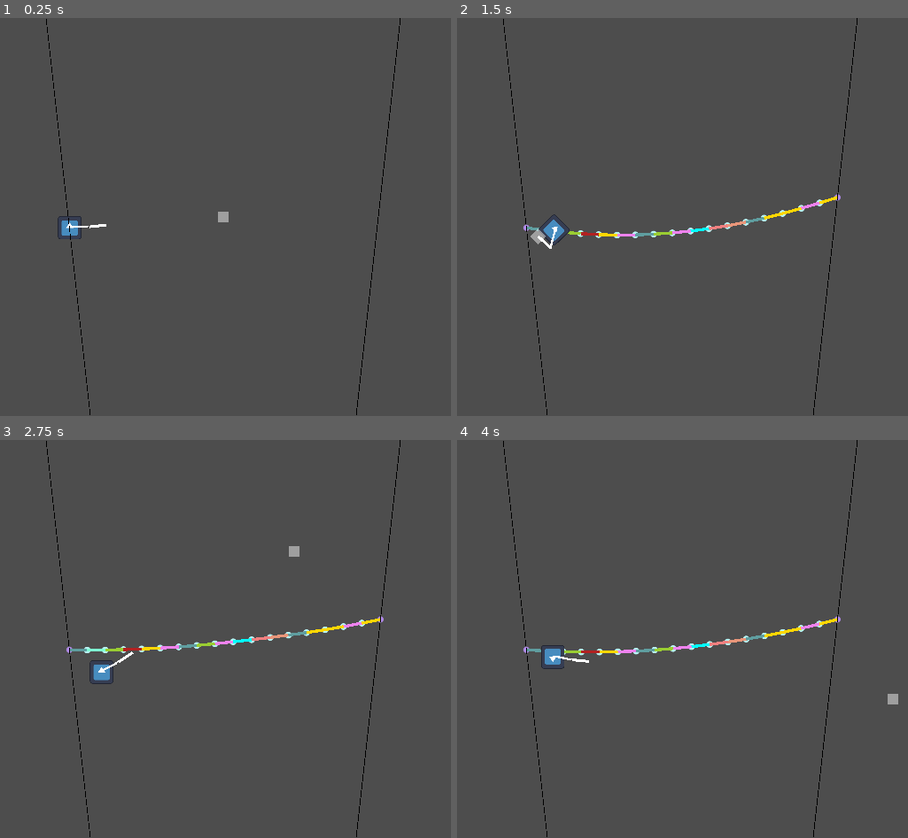
Above: before the commit, frames 1-4 (two rows, left to right).
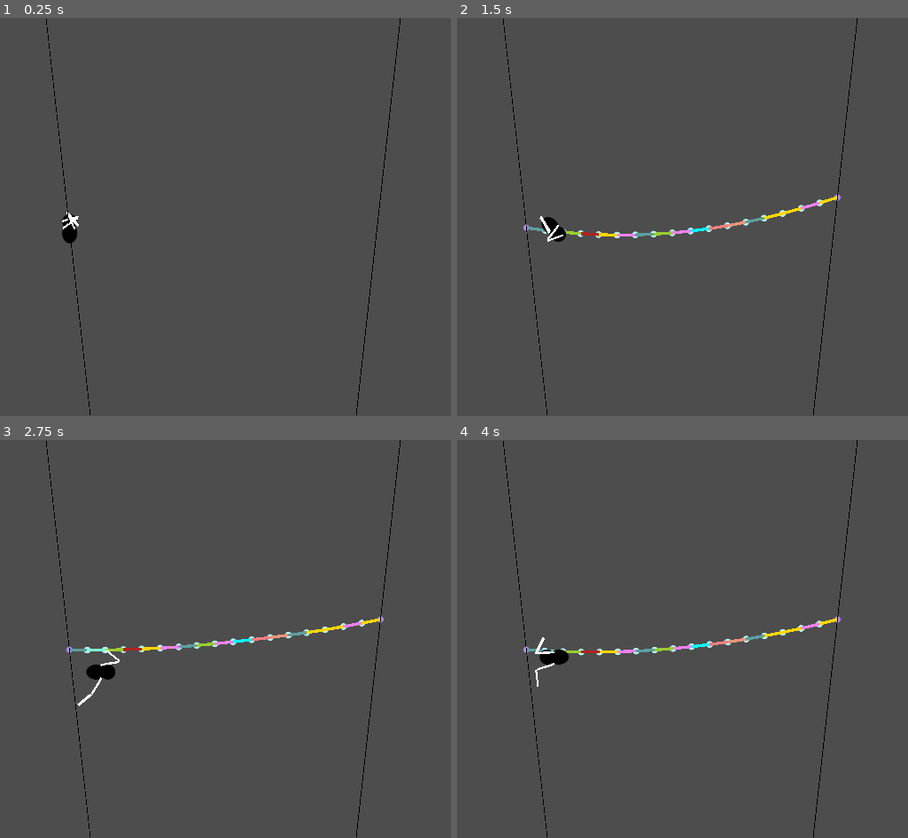
Above: after the commit, the same moments.

Repository: InRe-Dan/ld56
Game: Godot game, scene res://world/world.tscn
The game is run twice, just before and just after one commit, with the same random seed, the same clock (stepped at 60 frames per second) and the same inputs. The engine's default icon, where the game draws it, is replaced by a stand-in: a white triangle on a blue panel in a dark square.
Inputs (mouse positions are in pixels of both pictures, inside the frame that each line leads up to):
- Up to frame 1 (0.25 s): no input
- Up to frame 2 (1.5 s): move the mouse to (835, 197) at 0.52 s; hold D (move_right) 0.53-1.28 s; click (835, 197) at 0.67 s; move the mouse to (538, 236) at 1.27 s; hold S (move_down) from 1.28 s (still down); click (538, 236) at 1.42 s
- Up to frame 3 (2.75 s): move the mouse to (293, 551) at 2.02 s; release S (move_down) at 2.03 s; hold D (move_right) from 2.03 s (still down); click (293, 551) at 2.17 s
- Up to frame 4 (4 s): move the mouse to (646, 718) at 2.77 s; release D (move_right) at 2.78 s; hold W (move_up) 2.78-3.53 s; click (646, 718) at 2.92 s; move the mouse to (894, 698) at 3.52 s; hold A (move_left) from 3.53 s (still down); click (894, 698) at 3.67 s

The runs differ from the first frame. In frame 1, 0.3% of the frame differs, in the area x 12-51%, y 48-57%; in frame 2, 0.4%; in frame 3, 0.4%; in frame 4, 0.4%, in the area x 17-98%, y 49-67%.

Commit message:
More spider leg prototyping

Diff:
--- /dev/null
+++ b/spider/legs.gd
@@ -0,0 +1,40 @@
+extends Node2D
+
+@onready var leg_targets : Node2D = $LegTargets
+@onready var skeleton : Skeleton2D = $Skeleton2D
+@onready var raycast : RayCast2D = $RayCast2D
+
+## stolen function
+func NearestPointOnLine(start : Vector2, end : Vector2, pnt : Vector2) -> Vector2:
+	var lineDir = start.direction_to(end)
+	var v = pnt - start;
+	var d = v.dot(lineDir)
+	if d > start.distance_to(end):
+		return Vector2(-1, -1)
+	return start + lineDir * d;
+
+# Called when the node enters the scene tree for the first time.
+func _ready() -> void:
+	pass # Replace with function body.
+
+
+# Called every frame. 'delta' is the elapsed time since the previous frame.
+func _process(delta: float) -> void:
+	for node : Node2D in leg_targets.get_children():
+		var area : Area2D = node.get_node("Area2D")
+		var marker : Marker2D = node.get_node("Marker2D")
+		var target : Vector2 = node.global_position
+		var best_dist = 100000
+		if area.has_overlapping_bodies():
+			for object : PhysicsBody2D in area.get_overlapping_bodies():
+				for object_child : Node in object.get_children():
+					print(object_child)
+					if object_child is CollisionPolygon2D:
+						var points : PackedVector2Array = object_child.polygon
+						var closest : Vector2 = NearestPointOnLine(points[0], points[1], node.global_position)
+						if closest != Vector2(-1, -1):
+							best_dist = closest.distance_to(node.global_position)
+							target = closest
+							print("1")
+		print(target)
+		marker.global_position = lerp(marker.global_position, target, 5 * delta)
--- a/spider/spider.gd
+++ b/spider/spider.gd
@@ -24,7 +24,6 @@
 
 ## Called every physics frame
 func _physics_process(delta: float) -> void:
-	$Sprite2D2.global_position = get_global_mouse_position() # TODO: REMOVE
 
 	# Get input vector
 	var input_vector = Vector2(Input.get_axis("move_left", "move_right"), Input.get_axis("move_up", "move_down")).normalized()
@@ -36,7 +35,7 @@
 
 	# Rotate spider to face input vector
 	if input_vector != Vector2.ZERO:
-		global_rotation = rotate_toward(global_rotation, input_vector.angle(), delta * rotation_speed)
+		global_rotation = rotate_toward(global_rotation, input_vector.angle() + PI / 2, delta * rotation_speed)
 		safety_cast.global_rotation = 0
 		safety_cast.target_position = input_vector * safety_cast_length
 		if safety_cast.is_colliding():
--- a/spider/spider.tscn
+++ b/spider/spider.tscn
@@ -1,32 +1,57 @@
-[gd_scene load_steps=9 format=3 uid="uid://d3ud2rqlsvy6p"]
+[gd_scene load_steps=13 format=3 uid="uid://d3ud2rqlsvy6p"]
 
 [ext_resource type="Script" path="res://spider/spider.gd" id="1_gma0t"]
-[ext_resource type="Texture2D" uid="uid://cpetqx71af6pt" path="res://icon.svg" id="2_fopp8"]
+[ext_resource type="Script" path="res://spider/legs.gd" id="3_yp1od"]
+
+[sub_resource type="Gradient" id="Gradient_b7iuv"]
+offsets = PackedFloat32Array(0, 0.59375, 0.634375, 0.996875)
+colors = PackedColorArray(0, 0, 0, 1, 0, 0, 0, 0.971787, 0, 0, 0, 0, 0, 0, 0, 0)
+
+[sub_resource type="GradientTexture2D" id="GradientTexture2D_jljql"]
+gradient = SubResource("Gradient_b7iuv")
+width = 48
+height = 48
+fill = 1
+fill_from = Vector2(0.5, 0.5)
+
+[sub_resource type="Gradient" id="Gradient_1whfc"]
+offsets = PackedFloat32Array(0, 0.59375, 0.634375, 0.996875)
+colors = PackedColorArray(0, 0, 0, 1, 0, 0, 0, 0.971787, 0, 0, 0, 0, 0, 0, 0, 0)
+
+[sub_resource type="GradientTexture2D" id="GradientTexture2D_twskm"]
+gradient = SubResource("Gradient_1whfc")
+width = 48
+fill = 1
+fill_from = Vector2(0.5, 0.5)
 
 [sub_resource type="CircleShape2D" id="CircleShape2D_cslph"]
 
 [sub_resource type="CircleShape2D" id="CircleShape2D_3imjw"]
 radius = 30.0
 
-[sub_resource type="Gradient" id="Gradient_xskm1"]
-colors = PackedColorArray(1, 1, 1, 0.462745, 1, 1, 1, 0.462745)
-
-[sub_resource type="GradientTexture2D" id="GradientTexture2D_4s3g3"]
-gradient = SubResource("Gradient_xskm1")
-width = 30
-height = 30
+[sub_resource type="CircleShape2D" id="CircleShape2D_siiaj"]
+radius = 85.0235
 
 [sub_resource type="SkeletonModification2DTwoBoneIK" id="SkeletonModification2DTwoBoneIK_cpe7q"]
-target_nodepath = NodePath("../../Sprite2D2")
+target_nodepath = NodePath("../LegTargets/R1/Marker2D")
 joint_one_bone_idx = 0
-joint_one_bone2d_node = NodePath("Bone2D")
+joint_one_bone2d_node = NodePath("R1")
 joint_two_bone_idx = 1
-joint_two_bone2d_node = NodePath("Bone2D/Bone2D2")
+joint_two_bone2d_node = NodePath("R1/Bone2D2")
+
+[sub_resource type="SkeletonModification2DTwoBoneIK" id="SkeletonModification2DTwoBoneIK_mgb5j"]
+target_nodepath = NodePath("../LegTargets/L1/Marker2D")
+flip_bend_direction = true
+joint_one_bone_idx = 2
+joint_one_bone2d_node = NodePath("L1")
+joint_two_bone_idx = 3
+joint_two_bone2d_node = NodePath("L1/Bone2D2")
 
 [sub_resource type="SkeletonModificationStack2D" id="SkeletonModificationStack2D_fuwid"]
 enabled = true
-modification_count = 1
+modification_count = 2
 modifications/0 = SubResource("SkeletonModification2DTwoBoneIK_cpe7q")
+modifications/1 = SubResource("SkeletonModification2DTwoBoneIK_mgb5j")
 
 [node name="Spider" type="RigidBody2D"]
 collision_mask = 0
@@ -34,9 +59,13 @@
 angular_damp = 1.0
 script = ExtResource("1_gma0t")
 
+[node name="Sprite2D2" type="Sprite2D" parent="."]
+position = Vector2(0, -16)
+texture = SubResource("GradientTexture2D_jljql")
+
 [node name="Sprite2D" type="Sprite2D" parent="."]
-scale = Vector2(0.5, 0.5)
-texture = ExtResource("2_fopp8")
+position = Vector2(0, 15)
+texture = SubResource("GradientTexture2D_twskm")
 
 [node name="CollisionShape2D" type="CollisionShape2D" parent="."]
 shape = SubResource("CircleShape2D_cslph")
@@ -68,32 +97,83 @@
 target_position = Vector2(1920, 0)
 collision_mask = 2
 
-[node name="Sprite2D2" type="Sprite2D" parent="."]
-position = Vector2(95, -59)
-texture = SubResource("GradientTexture2D_4s3g3")
+[node name="Legs" type="Node2D" parent="."]
+script = ExtResource("3_yp1od")
 
-[node name="Legs" type="Node2D" parent="."]
+[node name="RayCast2D" type="RayCast2D" parent="Legs"]
+
+[node name="LegTargets" type="Node2D" parent="Legs"]
+
+[node name="R1" type="Node2D" parent="Legs/LegTargets"]
+position = Vector2(80, -12)
+
+[node name="Marker2D" type="Marker2D" parent="Legs/LegTargets/R1"]
+
+[node name="Area2D" type="Area2D" parent="Legs/LegTargets/R1"]
+collision_layer = 0
+collision_mask = 2
+
+[node name="CollisionShape2D" type="CollisionShape2D" parent="Legs/LegTargets/R1/Area2D"]
+shape = SubResource("CircleShape2D_siiaj")
+
+[node name="L1" type="Node2D" parent="Legs/LegTargets"]
+position = Vector2(-73, -13)
+
+[node name="Area2D" type="Area2D" parent="Legs/LegTargets/L1"]
+collision_layer = 0
+collision_mask = 2
+
+[node name="CollisionShape2D" type="CollisionShape2D" parent="Legs/LegTargets/L1/Area2D"]
+shape = SubResource("CircleShape2D_siiaj")
+
+[node name="Marker2D" type="Marker2D" parent="Legs/LegTargets/L1"]
+position = Vector2(0, 1)
 
 [node name="Skeleton2D" type="Skeleton2D" parent="Legs"]
 modification_stack = SubResource("SkeletonModificationStack2D_fuwid")
 
-[node name="Bone2D" type="Bone2D" parent="Legs/Skeleton2D"]
+[node name="R1" type="Bone2D" parent="Legs/Skeleton2D"]
+position = Vector2(15, 3)
 rotation = -0.555756
 scale = Vector2(3, 3)
 rest = Transform2D(1, 0, 0, 1, 0, 0)
 metadata/_local_pose_override_enabled_ = true
 
-[node name="Line2D2" type="Line2D" parent="Legs/Skeleton2D/Bone2D"]
+[node name="Line2D2" type="Line2D" parent="Legs/Skeleton2D/R1"]
 position = Vector2(-0.107306, -0.459028)
 scale = Vector2(0.553522, 0.171015)
 points = PackedVector2Array(0, 0, 2.86277, 0.220215, 7.60832, 0.585266, 30.5221, 10.876)
 
-[node name="Bone2D2" type="Bone2D" parent="Legs/Skeleton2D/Bone2D"]
+[node name="Bone2D2" type="Bone2D" parent="Legs/Skeleton2D/R1"]
 position = Vector2(17, 1)
 rest = Transform2D(1, 0, 0, 1, 17, 1)
 metadata/_local_pose_override_enabled_ = true
 
-[node name="Line2D" type="Line2D" parent="Legs/Skeleton2D/Bone2D/Bone2D2"]
+[node name="Line2D" type="Line2D" parent="Legs/Skeleton2D/R1/Bone2D2"]
 position = Vector2(-6.54321, 6.80228)
 scale = Vector2(0.345679, 0.244191)
 points = PackedVector2Array(20.4605, -25.9337, 65.6356, -27.9966)
+
+[node name="L1" type="Bone2D" parent="Legs/Skeleton2D"]
+position = Vector2(-17, 3)
+rotation = -1.08407
+scale = Vector2(3, 3)
+rest = Transform2D(1, 0, 0, 1, 0, 0)
+metadata/_local_pose_override_enabled_ = true
+
+[node name="Line2D2" type="Line2D" parent="Legs/Skeleton2D/L1"]
+position = Vector2(-0.107306, -0.459028)
+scale = Vector2(0.553522, 0.171015)
+points = PackedVector2Array(0, 0, 2.86277, 0.220215, 7.60832, 0.585266, 30.5221, 10.876)
+
+[node name="Bone2D2" type="Bone2D" parent="Legs/Skeleton2D/L1"]
+position = Vector2(17, 1)
+rotation = 1.7243
+scale = Vector2(0.999995, 0.999995)
+rest = Transform2D(1, 0, 0, 1, 17, 1)
+metadata/_local_pose_override_enabled_ = true
+
+[node name="Line2D" type="Line2D" parent="Legs/Skeleton2D/L1/Bone2D2"]
+position = Vector2(-3.86452, 6.48502)
+scale = Vector2(0.162642, 0.244191)
+points = PackedVector2Array(20.4605, -25.9337, 12.5831, 36.0064)
